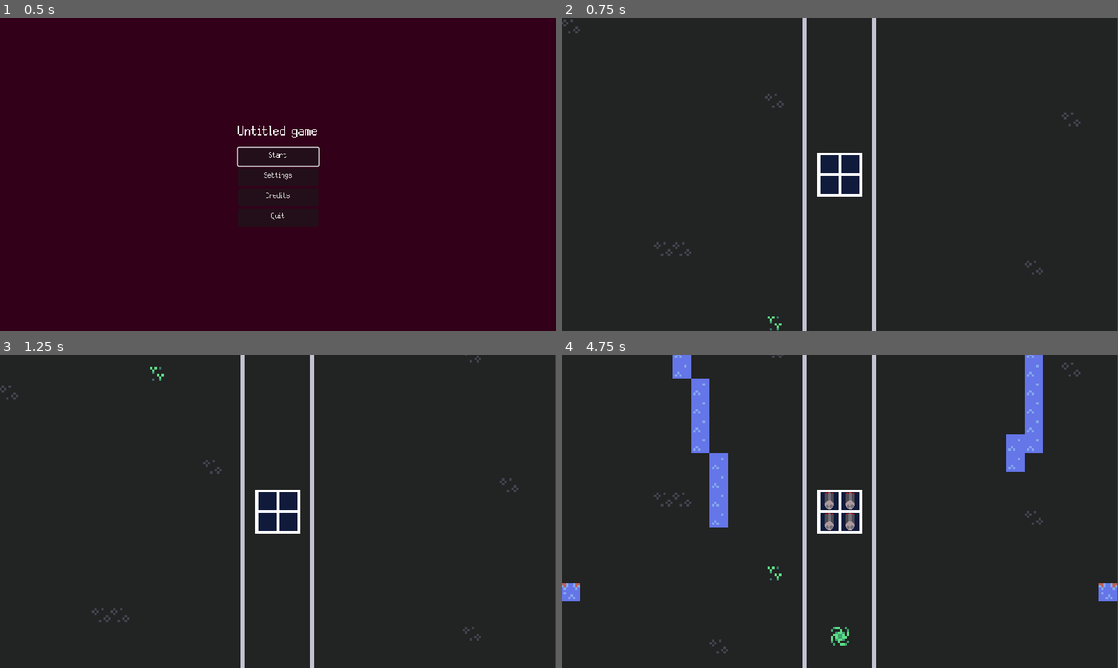
Above: before the commit, frames 1-4 (two rows, left to right).
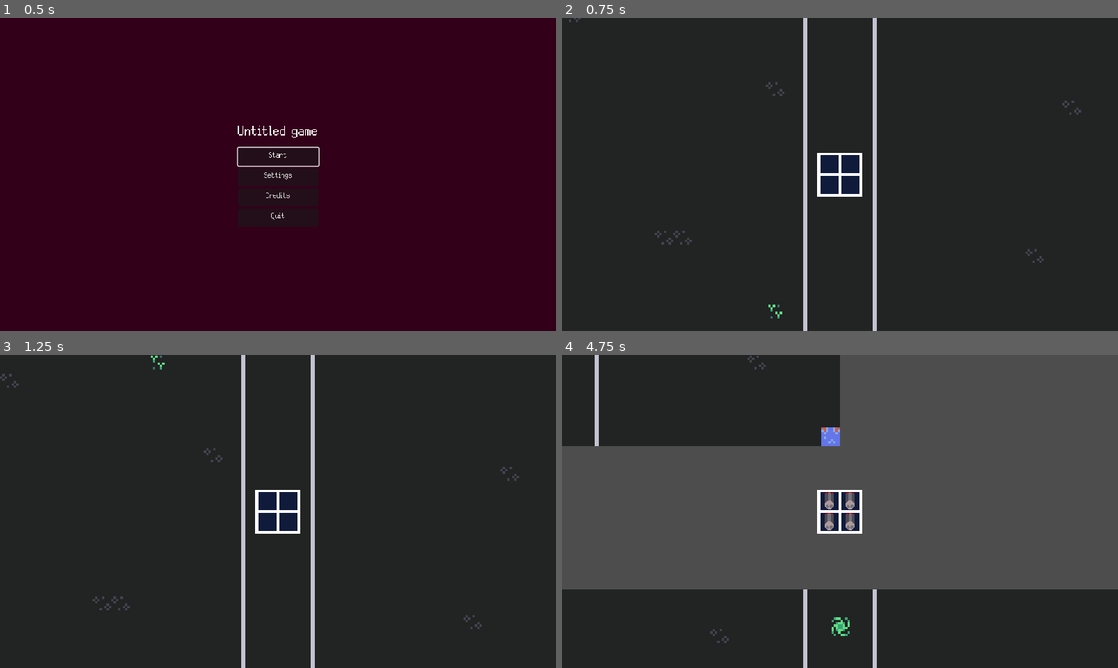
Above: after the commit, the same moments.

Repository: colinbellino/ludum-dare-53
Game: Godot game, scene res://game/main_menu/TitleUI.tscn
Same seed, same stepped clock (60 frames per second), same inputs: the game is played once before the commit and once after it. Sound files missing from this copy of the repository are replaced by a short silence.
Inputs (mouse positions are in pixels of both pictures, inside the frame that each line leads up to):
- Up to frame 1 (0.5 s): no input
- Up to frame 2 (0.75 s): click "Start" at 0.5 s
- Up to frame 3 (1.25 s): no input
- Up to frame 4 (4.75 s): move the mouse to (828, 520) at 1.27 s; hold Shift 1.28-2.03 s; click (828, 520) at 1.42 s; move the mouse to (851, 502) at 2.02 s; click (851, 502) at 2.1 s; tap Shift at 2.3, 4.35 s; move the mouse to (828, 502) at 2.77 s; hold Shift 2.78-3.5 s; click (828, 502) at 2.92 s; click "Continue" at 3.5 s; move the mouse to (851, 520) at 4.27 s; click (851, 520) at 4.42 s

Frame 1 is identical in both runs. In frame 2, 1.0% of the frame differs, in the area x 0-100%, y 0-100%; in frame 3, 1.1%; in frame 4, 61%.

Commit message:
First draft at integrating the wave spawner into the level scene

Diff:
--- a/game/level/Level.gd
+++ b/game/level/Level.gd
@@ -1,5 +1,6 @@
 class_name Level extends Node
 
+var world : Node2D
 var cart : Cart
 var state : LevelStates
 var chunks : Array[Node]
@@ -10,6 +11,9 @@
 enum LevelStates { INIT, MOVING, CHECKPOINT }
 
 func _ready():
+	world = get_node("%World")
+	assert(world != null, "Missing world from level.")
+
 	cart = get_node("%Cart")
 	assert(cart != null, "Missing cart from level.")
 
@@ -25,21 +29,29 @@
 	checkpoint_ui.connect("continue_pressed", on_checkpoint_continue_pressed)
 	checkpoint_ui.close()
 
+	GameData.level = self
+
 	state = LevelStates.MOVING
 
+func _exit_tree():
+	GameData.level = null
+
 func _process(delta: float):
-	var speed_multiplier := 1
 	if OS.is_debug_build() && Input.is_action_just_released("ui_cancel"):
 		get_tree().quit()
-	if OS.is_debug_build() && Input.is_key_pressed(KEY_SHIFT):
-		speed_multiplier = 20
+	if OS.is_debug_build():
+		if Input.is_key_pressed(KEY_SHIFT):
+			Engine.set_time_scale(20)
+		else:
+			Engine.set_time_scale(1)
 
 	match state:
 		LevelStates.INIT:
 			pass
 
 		LevelStates.MOVING:
-			cart.position += cart.movement_speed * delta * speed_multiplier
+			# world.position -= cart.movement_speed * delta * speed_multiplier
+			cart.position += cart.movement_speed * delta
 
 		LevelStates.CHECKPOINT:
 			pass
--- a/game/level/Level.tscn
+++ b/game/level/Level.tscn
@@ -64,12 +64,15 @@
 offset_bottom = -30.0
 text = "Checkpoint"
 
-[node name="LevelChunk1" parent="." instance=ExtResource("3_14wyq")]
+[node name="World" type="Node2D" parent="."]
+unique_name_in_owner = true
 
-[node name="LevelChunk2" parent="." instance=ExtResource("4_1ddd3")]
+[node name="LevelChunk1" parent="World" instance=ExtResource("3_14wyq")]
 
-[node name="LevelChunk3" parent="." instance=ExtResource("5_nldbo")]
+[node name="LevelChunk2" parent="World" instance=ExtResource("4_1ddd3")]
+
+[node name="LevelChunk3" parent="World" instance=ExtResource("5_nldbo")]
 
 [node name="Cart" parent="." instance=ExtResource("1_s3r65")]
 unique_name_in_owner = true
-position = Vector2(1, 0)
+position = Vector2(480, 270)
--- a/game/level/LevelChunk1.tscn
+++ b/game/level/LevelChunk1.tscn
@@ -1,17 +1,21 @@
-[gd_scene load_steps=4 format=3 uid="uid://bjtavtoy1thgu"]
+[gd_scene load_steps=5 format=3 uid="uid://bjtavtoy1thgu"]
 
 [ext_resource type="Script" path="res://game/level/LevelChunk.gd" id="1_kyx8w"]
 [ext_resource type="TileSet" uid="uid://di4mbcmtdmgn" path="res://game/level/tileset_placeholder.tres" id="2_s8166"]
 [ext_resource type="PackedScene" uid="uid://bvrab08qg8u45" path="res://game/level/checkpoint.tscn" id="3_iufje"]
+[ext_resource type="PackedScene" uid="uid://cs4je77a54u2w" path="res://game/level/mob_spawner.tscn" id="4_5ubmw"]
 
 [node name="LevelChunk1" type="Node2D" groups=["level_chunk"]]
 script = ExtResource("1_kyx8w")
 
 [node name="TileMap" type="TileMap" parent="."]
+position = Vector2(480, 250)
 scale = Vector2(4, 4)
 tile_set = ExtResource("2_s8166")
 format = 2
 layer_0/tile_data = PackedInt32Array(-262146, 0, 1, -262147, 65536, 1, -196610, 0, 1, -196609, 65536, 1, -262144, 65536 …(49487 unchanged characters)…
 
 [node name="Checkpoint" parent="." instance=ExtResource("3_iufje")]
-position = Vector2(1, -2370)
+position = Vector2(481, -2118)
+
+[node name="MobSpawner" parent="." instance=ExtResource("4_5ubmw")]
--- /dev/null
+++ b/game/level/mob_spawner.tscn
@@ -0,0 +1,31 @@
+[gd_scene load_steps=7 format=3 uid="uid://cs4je77a54u2w"]
+
+[ext_resource type="Script" path="res://game/monster_spawner/MobSpawner.gd" id="1_ws208"]
+[ext_resource type="Resource" uid="uid://31okp2aludtl" path="res://game/mobs/mob_1.tres" id="2_kwrm8"]
+[ext_resource type="Resource" uid="uid://qyjso46tyyaf" path="res://game/mobs/mob_2.tres" id="3_s367f"]
+[ext_resource type="Script" path="res://game/monster_spawner/wave_resource.gd" id="4_0hc51"]
+
+[sub_resource type="Resource" id="Resource_6uuvg"]
+script = ExtResource("4_0hc51")
+mob_timer = 1.0
+wave_over_timer = 10.0
+mobs = Array[Resource("res://game/monster_spawner/mob_resource.gd")]([ExtResource("2_kwrm8"), ExtResource("3_s367f")])
+
+[sub_resource type="Resource" id="Resource_cujlc"]
+script = ExtResource("4_0hc51")
+mob_timer = 1.0
+wave_over_timer = 10.0
+mobs = Array[Resource("res://game/monster_spawner/mob_resource.gd")]([ExtResource("2_kwrm8"), ExtResource("2_kwrm8"), ExtResource("3_s367f"), ExtResource("3_s367f")])
+
+[node name="MobSpawner" type="CanvasLayer"]
+script = ExtResource("1_ws208")
+waves = Array[ExtResource("4_0hc51")]([SubResource("Resource_6uuvg"), SubResource("Resource_cujlc")])
+
+[node name="Spawn Area" type="ColorRect" parent="."]
+unique_name_in_owner = true
+anchors_preset = 15
+anchor_right = 1.0
+anchor_bottom = 1.0
+grow_horizontal = 2
+grow_vertical = 2
+color = Color(1, 0, 0.0509804, 0.0392157)
--- /dev/null
+++ b/game/mobs/mob_1.tres
@@ -0,0 +1,9 @@
+[gd_resource type="Resource" script_class="Mob" load_steps=2 format=3 uid="uid://31okp2aludtl"]
+
+[ext_resource type="Script" path="res://game/monster_spawner/mob_resource.gd" id="1_27p2d"]
+
+[resource]
+script = ExtResource("1_27p2d")
+monster = 0
+start_side = 2
+start_section = 0
--- /dev/null
+++ b/game/mobs/mob_2.tres
@@ -0,0 +1,9 @@
+[gd_resource type="Resource" script_class="Mob" load_steps=2 format=3 uid="uid://qyjso46tyyaf"]
+
+[ext_resource type="Script" path="res://game/monster_spawner/mob_resource.gd" id="1_4xyif"]
+
+[resource]
+script = ExtResource("1_4xyif")
+monster = 0
+start_side = 2
+start_section = 0
--- /dev/null
+++ b/game/monster_spawner/MobSpawner.gd
@@ -0,0 +1,35 @@
+class_name MobSpawner extends CanvasLayer
+
+@export var waves : Array[Wave]
+
+var spawn_area : ColorRect
+
+func _ready():
+	spawn_area = get_node("%Spawn Area")
+	spawn_area.visible = false
+	assert(spawn_area != null, "Missing spawn_area from MobSpawner.")
+
+	while waves.size() > 0:
+		var wave = waves.pop_front()
+		for mob in wave.mobs:
+			var spawn_rect = get_viewport().get_visible_rect()
+			var mob_node = mob.EnemyScenesLookup[mob.monster].instantiate()
+			mob_node.position = spawn_position(mob_node)
+			add_child(mob_node)
+			print("Spawning mob: ", mob_node.name, mob_node.position)
+
+			await get_tree().create_timer(wave.mob_timer).timeout
+
+		await get_tree().create_timer(wave.wave_over_timer).timeout
+		print("Wave over")
+
+
+func spawn_position(mob_node: Monster) -> Vector2:
+	var position : Vector2 = Vector2.ZERO
+
+	if randi_range(0, 1) > 0:
+		position.x = spawn_area.get_size().x
+	else:
+		position.x = -spawn_area.get_size().x
+
+	return position
--- a/game/monster_spawner/mob_resource.gd
+++ b/game/monster_spawner/mob_resource.gd
@@ -11,39 +11,41 @@
 @export var start_side : START
 @export var start_section : SECTION
 
-func spawn_position(screen_rect: Rect2) -> Vector2:
-  var topleft = screen_rect.position
-  var bottomright = screen_rect.end
-  var position : Vector2 = Vector2.ZERO
+# func spawn_position(screen_rect: Rect2) -> Vector2:
+# 	var position : Vector2 = Vector2.ZERO
 
-  # set first axis
-  match start_side:
-    START.TOP:
-      position.y = topleft.y
-    START.BOTTOM:
-      position.y = bottomright.y
-    START.LEFT:
-      position.x = topleft.x
-    START.RIGHT:
-      position.x = bottomright.x
+# 	var topleft = screen_rect.position
+# 	var bottomright = screen_rect.end
 
-  # set second axis
-  if start_side in [START.TOP, START.BOTTOM]:
-    var section_length = (bottomright.x + topleft.x) / 3
-    match start_section:
-      SECTION.A:
-        position.x = section_length / 2
-      SECTION.B:
-        position.x = (section_length / 2) + section_length
-      SECTION.C:
-        position.x = (section_length / 2) + (section_length * 2)
-  elif start_side in [START.LEFT, START.RIGHT]:
-    var section_length = (bottomright.y + topleft.y) / 3
-    match start_section:
-      SECTION.A:
-        position.y = section_length / 2
-      SECTION.B:
-        position.y = (section_length / 2) + section_length
-      SECTION.C:
-        position.y = (section_length / 2) + (section_length * 2)
-  return position
+# 	# set first axis
+# 	match start_side:
+# 		START.TOP:
+# 			position.y = topleft.y
+# 		START.BOTTOM:
+# 			position.y = bottomright.y
+# 		START.LEFT:
+# 			position.x = topleft.x
+# 		START.RIGHT:
+# 			position.x = bottomright.x
+
+# 	# set second axis
+# 	if start_side in [START.TOP, START.BOTTOM]:
+# 		var section_length = (bottomright.x + topleft.x) / 3
+# 		match start_section:
+# 			SECTION.A:
+# 				position.x = section_length / 2
+# 			SECTION.B:
+# 				position.x = (section_length / 2) + section_length
+# 			SECTION.C:
+# 				position.x = (section_length / 2) + (section_length * 2)
+# 	elif start_side in [START.LEFT, START.RIGHT]:
+# 		var section_length = (bottomright.y + topleft.y) / 3
+# 		match start_section:
+# 			SECTION.A:
+# 				position.y = section_length / 2
+# 			SECTION.B:
+# 				position.y = (section_length / 2) + section_length
+# 			SECTION.C:
+# 				position.y = (section_length / 2) + (section_length * 2)
+
+# 	return position
--- a/game/monster_spawner/mob_spawner.gd
+++ /dev/null
@@ -1,14 +0,0 @@
-extends Node2D
-
-@export var waves : Array[Wave]
-
-func _ready():
-	while waves.size() > 0:
-		var wave = waves.pop_front()
-		for mob in wave.mobs:
-			var spawn_rect = get_viewport().get_visible_rect()
-			var enemy = mob.EnemyScenesLookup[mob.monster].instantiate()
-			enemy.position = mob.spawn_position(spawn_rect)
-			add_child(enemy)
-			await get_tree().create_timer(wave.mob_timer).timeout
-		await get_tree().create_timer(wave.wave_over_timer).timeout
--- a/game/monster_spawner/monster.gd
+++ b/game/monster_spawner/monster.gd
@@ -1,14 +1,30 @@
 extends RigidBody2D
 class_name Monster
 
-@export var speed = 150
+@export var speed = 200
 @export var scroll_speed = 10
-@export var approach_distance = 200
+@export var approach_distance = 100
+@export var movement_type : MovementTypes
+var direction_established : bool
+
+enum MovementTypes { HorizontalLine, TowardsCart }
 
 func _process(delta):
-	linear_velocity.y += scroll_speed * delta # Applies vertical acceleration
-	# Stops approaching at defined distances to the center
-	if position.x > 480-approach_distance and position.x < 480+approach_distance: linear_velocity.x = 0
+	if GameData.level:
+		linear_velocity.y += scroll_speed * delta # Applies vertical acceleration
+
+		match movement_type:
+			MovementTypes.HorizontalLine:
+				if direction_established == false:
+					linear_velocity.x = (GameData.level.cart.position - position).normalized().x * speed
+					direction_established = true
+
+			MovementTypes.TowardsCart:
+				linear_velocity = (GameData.level.cart.position - position).normalized() * speed
+				# Stops approaching at defined distances to the center
+				if position.x > 480-approach_distance and position.x < 480+approach_distance:
+					linear_velocity.x = 0
+
 
 func _on_visible_on_screen_notifier_2d_screen_exited(): # Removes enemies that go off screen
 	queue_free()
--- a/game/monster_spawner/monster.tscn
+++ b/game/monster_spawner/monster.tscn
@@ -1,7 +1,7 @@
 [gd_scene load_steps=4 format=3 uid="uid://4dg81ekuxnt4"]
 
 [ext_resource type="Script" path="res://game/monster_spawner/monster.gd" id="1_5fwjl"]
-[ext_resource type="Texture2D" uid="uid://dd2psm1u6e0w6" path="res://icon.svg" id="1_didev"]
+[ext_resource type="Texture2D" uid="uid://bgkekjtucdno2" path="res://assets/sprites/enemies/stork-sheet.png" id="2_40f37"]
 
 [sub_resource type="RectangleShape2D" id="RectangleShape2D_uld0d"]
 size = Vector2(130, 126)
@@ -13,8 +13,11 @@
 script = ExtResource("1_5fwjl")
 
 [node name="Sprite" type="Sprite2D" parent="."]
+z_index = 10
 rotation = 1.5708
-texture = ExtResource("1_didev")
+texture = ExtResource("2_40f37")
+region_enabled = true
+region_rect = Rect2(0, 0, 64, 64)
 
 [node name="CollisionShape2D" type="CollisionShape2D" parent="."]
 shape = SubResource("RectangleShape2D_uld0d")
--- a/scripts/autoload/GameData.gd
+++ b/scripts/autoload/GameData.gd
@@ -3,6 +3,7 @@
 var scene_properties := {}
 var scene_by_category := {}
 var category_defaults := {}
+var level: Level
 
 func _ready():
 	add_category("Turrets", BaseTurret)
